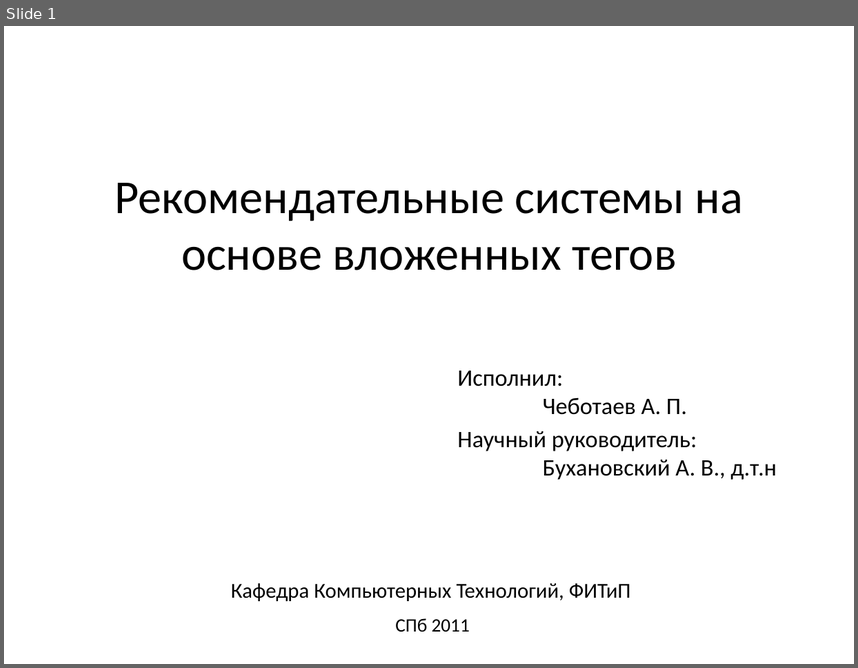
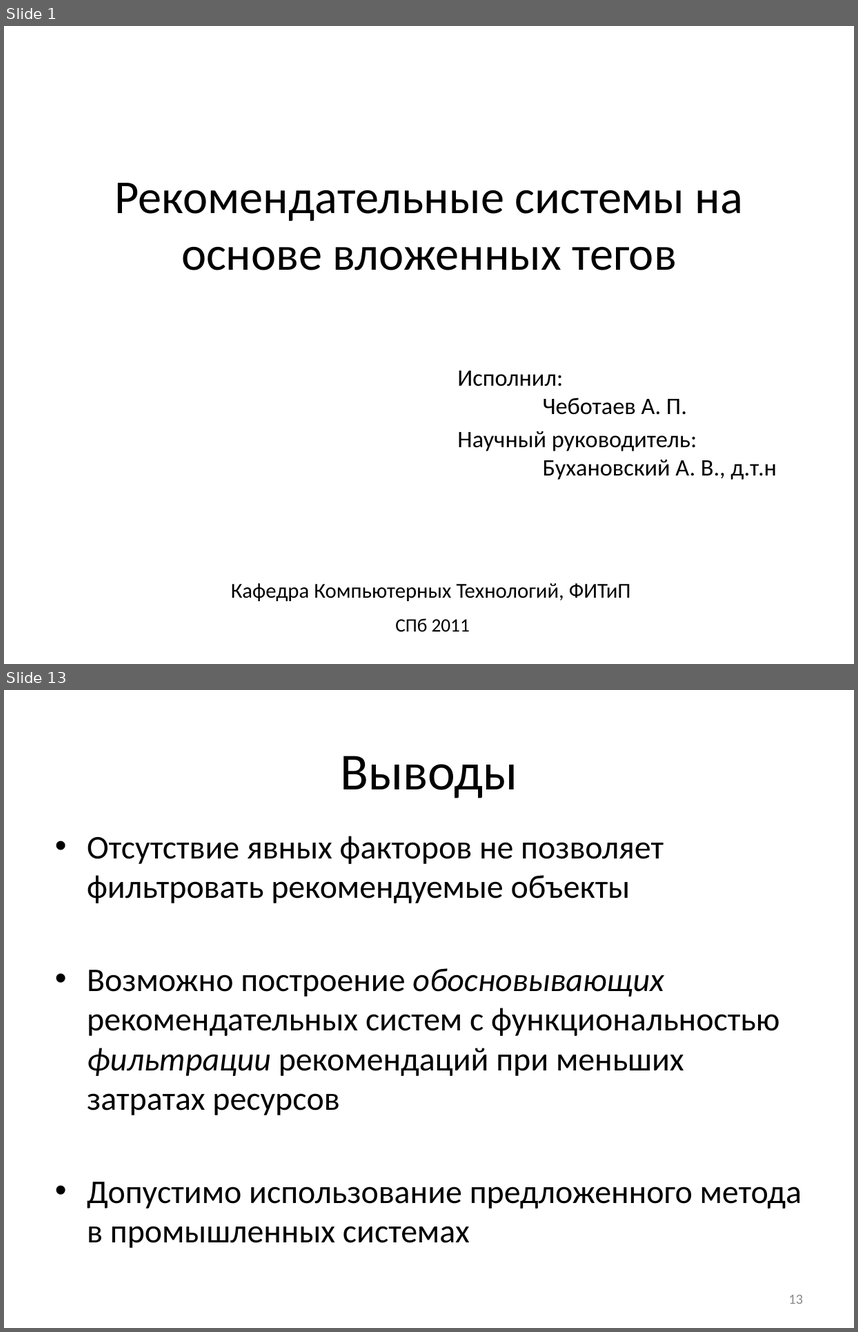
Before and after one commit to Otann/diploma, a slide deck: slides.pptx. Shown one above the other, each under a label of ours: slide 1 before the commit, slides 1 and 13 after it; the slides between them are not shown. The pictures are 858x668 and 858x1332 pixels, drawn with LibreOffice and Linux fonts; fonts in the diff are those of the drawing. Boxes give left, top, right and bottom in pixels: in the first picture for what was removed or moved away, otherwise in the second. Text is boxed around its words. In the diff, an @@ line names an element or a change of style, - is before the commit and + after.

```diff
--- a/slides.pptx
+++ b/slides.pptx
@@ slide 13 added at box(4, 690, 854, 1328), background #FFFFFF @@
@@ title added at box(340, 756, 517, 798), 44 pt, text #000000 @@
+Выводы
@@ text added at box(87, 836, 802, 1248), 28 pt, text #000000 @@
+• Отсутствие явных факторов не позволяет фильтровать рекомендуемые объекты
+• Возможно построение обосновывающих рекомендательных систем с функциональностью фильтрации рекомендаций при меньших затратах ресурсов
+• Допустимо использование предложенного метода в промышленных системах
@@ page number added at box(789, 1294, 803, 1303), 12 pt, text #8C8C8C @@
+13
```
Also in this commit, not shown: 9 slides changed, 5 other slides added, 6 slides removed, 4 other files.
